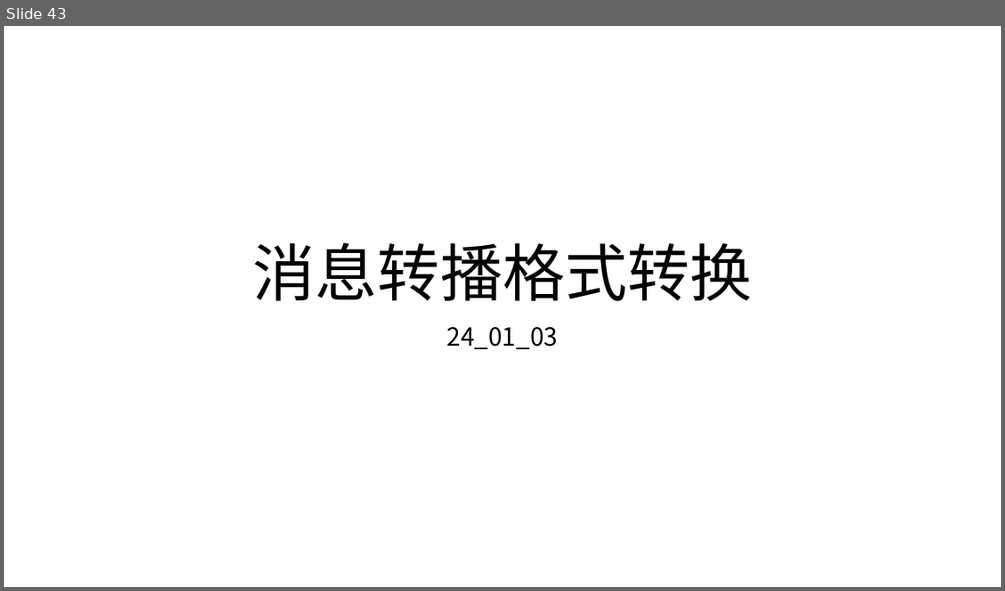
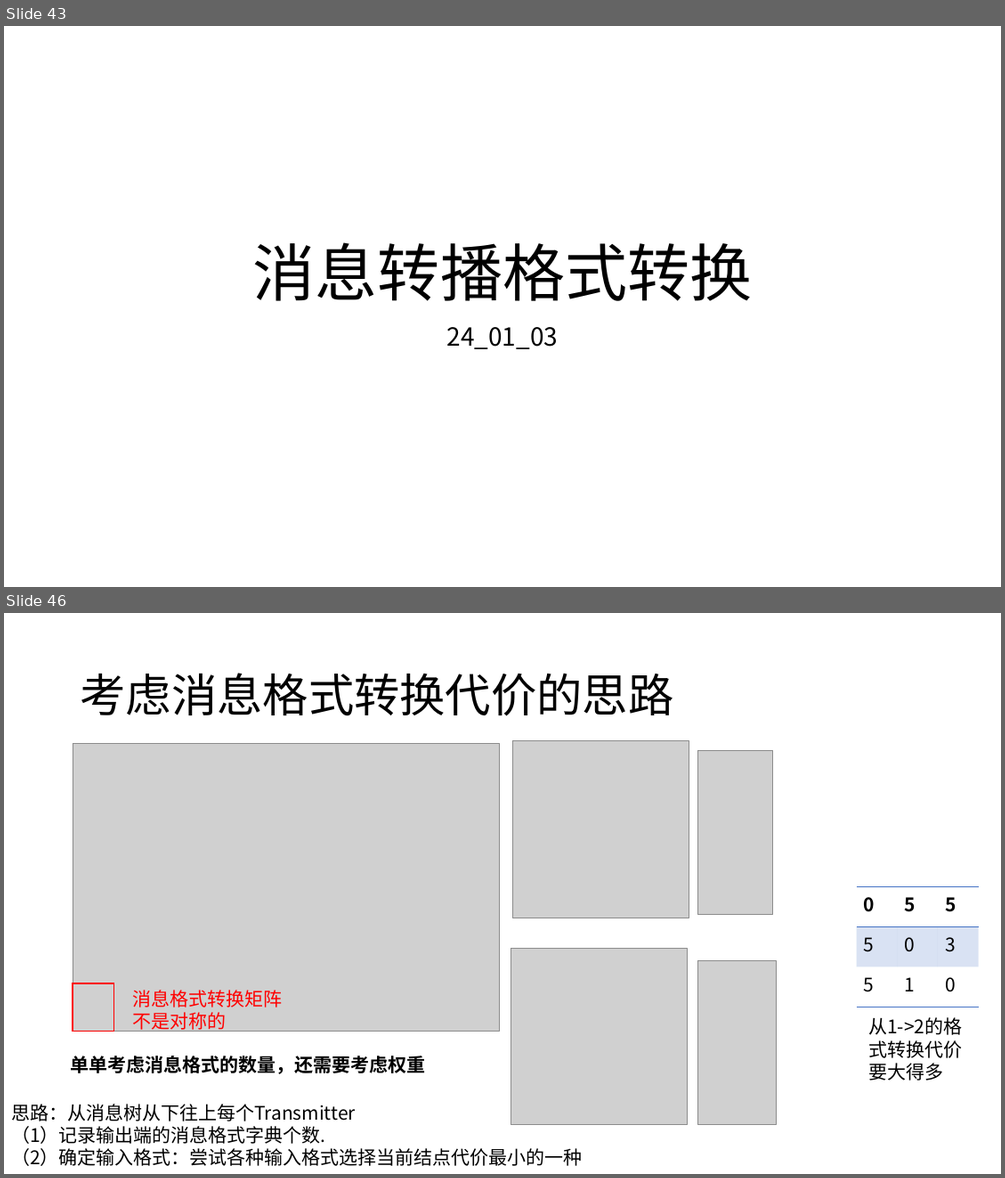
Before and after one commit to HuangDDU/hzy_algorithm, a slide deck: huawei/日志记录.pptx. Shown one above the other, each under a label of ours: slide 43 before the commit, slides 43 and 46 after it; the slides between them are not shown. The pictures are 1005x591 and 1005x1178 pixels, drawn with LibreOffice and Linux fonts; fonts in the diff are those of the drawing; grey boxes stand for pictures. Boxes give left, top, right and bottom in pixels: in the first picture for what was removed or moved away, otherwise in the second. Text is boxed around its words. In the diff, an @@ line names an element or a change of style, - is before the commit and + after.

```diff
--- a/huawei/日志记录.pptx
+++ b/huawei/日志记录.pptx
@@ slide 46 added at (x1=4, y1=613, x2=1001, y2=1174), background #FFFFFF @@
@@ title added at (x1=80, y1=673, x2=673, y2=716), 44 pt, text #000000 @@
+考虑消息格式转换代价的思路
@@ picture added at (x1=73, y1=743, x2=500, y2=1031) @@
@@ picture added at (x1=512, y1=741, x2=689, y2=917) @@
@@ picture added at (x1=698, y1=750, x2=773, y2=914) @@
@@ table added at (x1=857, y1=887, x2=978, y2=1007), 3 rows, 3 columns @@
+0 | 5 | 5
+5 | 0 | 3
+5 | 1 | 0
@@ picture added at (x1=510, y1=948, x2=687, y2=1125) @@
@@ rectangle added at (x1=73, y1=983, x2=114, y2=1031), outline #FF0000 1 pt @@
@@ picture added at (x1=698, y1=961, x2=776, y2=1125) @@
@@ text added at (x1=132, y1=989, x2=282, y2=1032), 18 pt, text #FF0000 @@
+消息格式转换矩阵不是对称的
@@ text added at (x1=868, y1=1017, x2=962, y2=1035), 18 pt, text #000000 @@
+从1->2的格式转换代价要大得多
@@ text added at (x1=71, y1=1055, x2=426, y2=1074), 18 pt, text #000000, bold @@
+单单考虑消息格式的数量，还需要考虑权重
@@ text added at (x1=11, y1=1103, x2=582, y2=1166), 18 pt, text #000000 @@
+思路：从消息树从下往上每个Transmitter
+（1）记录输出端的消息格式字典个数.
+（2）确定输入格式：尝试各种输入格式选择当前结点代价最小的一种
```
Also in this commit, not shown: 2 other slides added, 1 slide removed, 18 other files.
